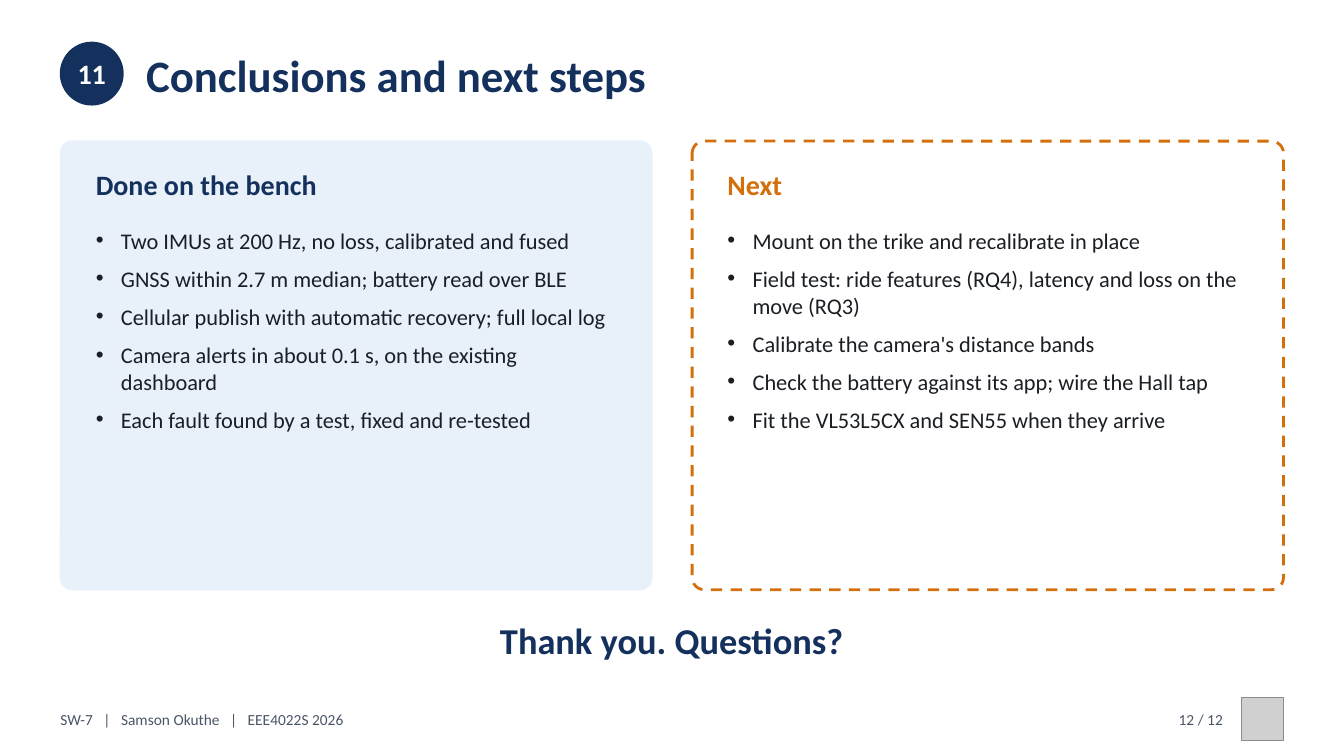
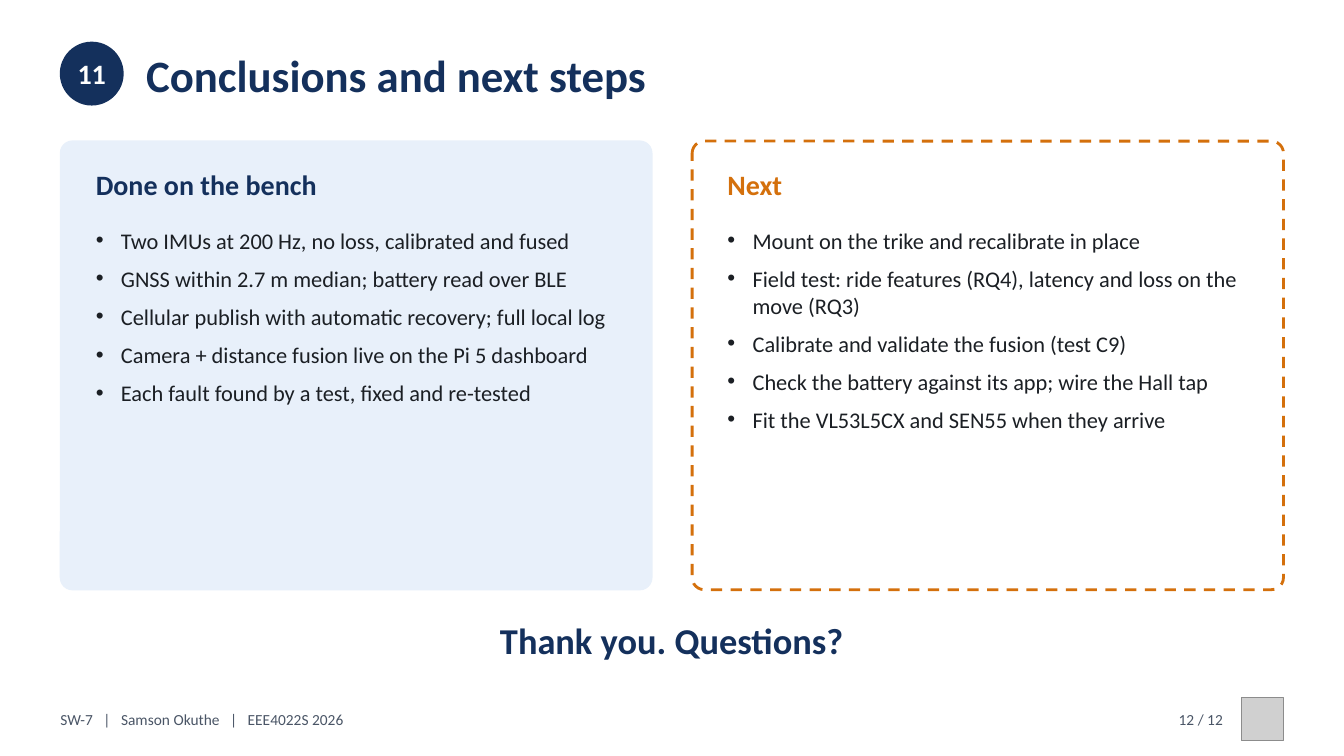
Before and after one commit to 0geder/Tukzie-HPEC-HUD, a slide deck: slide 12 of Presentation/SW7_Final_Presentation.pptx. Drawn at 1344x756 pixels with LibreOffice and Linux fonts; fonts in the diff are those of the drawing; grey boxes stand for pictures. Boxes give left, top, right and bottom in pixels: in the first picture for what was removed or moved away, otherwise in the second. Text is boxed around its words. In the diff, an @@ line names an element or a change of style, - is before the commit and + after.

```diff
--- a/Presentation/SW7_Final_Presentation.pptx
+++ b/Presentation/SW7_Final_Presentation.pptx
@@ text at [121, 347, 587, 363]: text changed @@
-• Camera alerts in about 0.1 s, on the existing dashboard
+• Camera + distance fusion live on the Pi 5 dashboard
@@ text at [753, 336, 1126, 355]: text changed @@
-• Calibrate the camera's distance bands
+• Calibrate and validate the fusion (test C9)
```
Also in this commit, not shown: 1 other slide changed, 11 other files.
